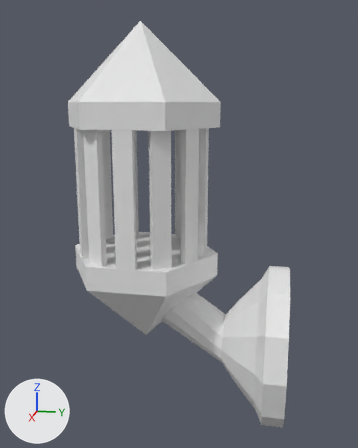
One commit to the glTF model assets/3d/scenery/decoration/walltorch.glb: the scene before it, then after it.
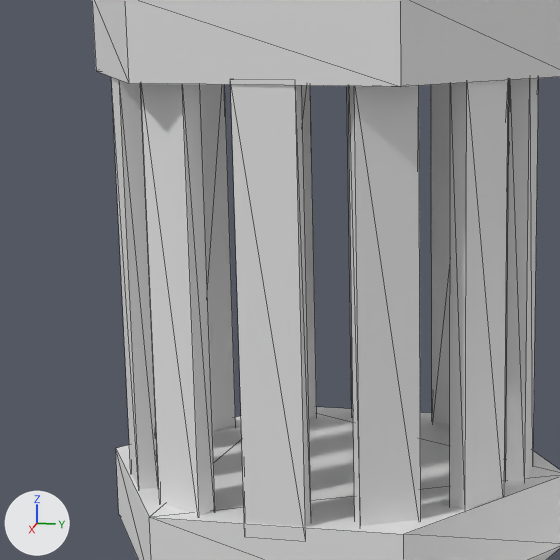
There are two pictures of each version: one whole from a 50 mm camera at (0.784, -0.024, 0.352) aimed at (-0.002, -0.181, 0.156), one close up on the part from 11% to 60% of the width and 23% to 63% of the height. Arrows for +X, +Y and +Z are at lower left; the lights stay in place. The last two pictures show the newer version. The close-ups show mesh edges as thin lines.

Names of what the first close-up shows: 'CapBot.001'.
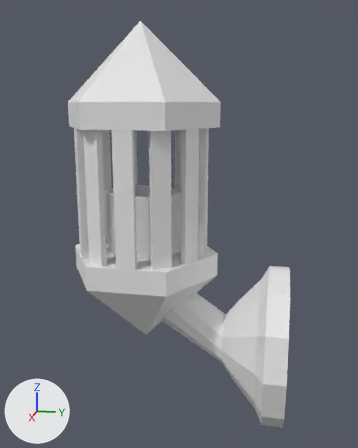
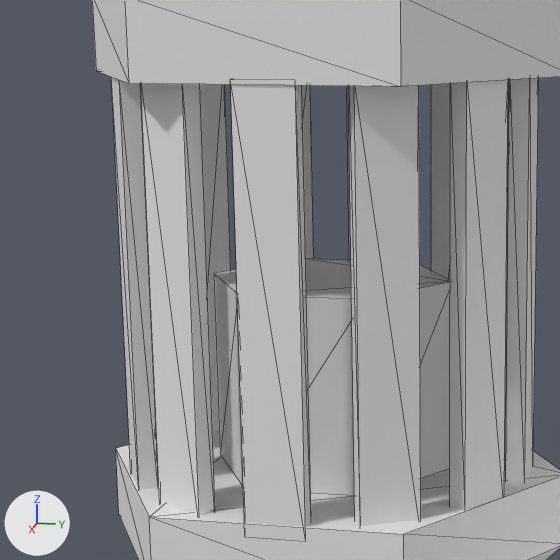
What changed in the scene script:
```text
Add me_circle_001:
    me_circle_001.from_pydata(...)  # a 6-sided cylinder along z spanning x -0.0579..0.0537, y 0.002..0.1309, z -0.0236..0.0764
Add ob_candle:
    ob_candle = bpy.data.objects.new('Candle', me_circle_001)
    ob_candle.location = (0.0021, -0.3069, 0.133)
```

Pixel boxes (x1, y1, x2, y2) of what changed, in the close-ups (560 x 560 px):
'Candle', added
    after: (214, 259, 450, 495)
